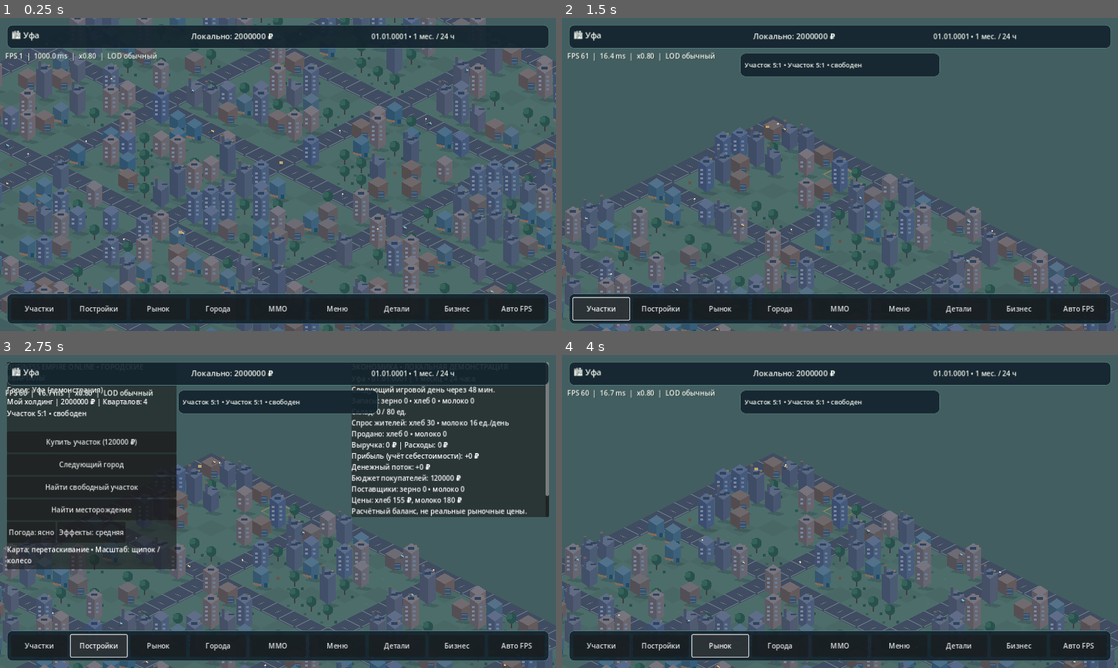
Above: before the commit, frames 1-4 (two rows, left to right).
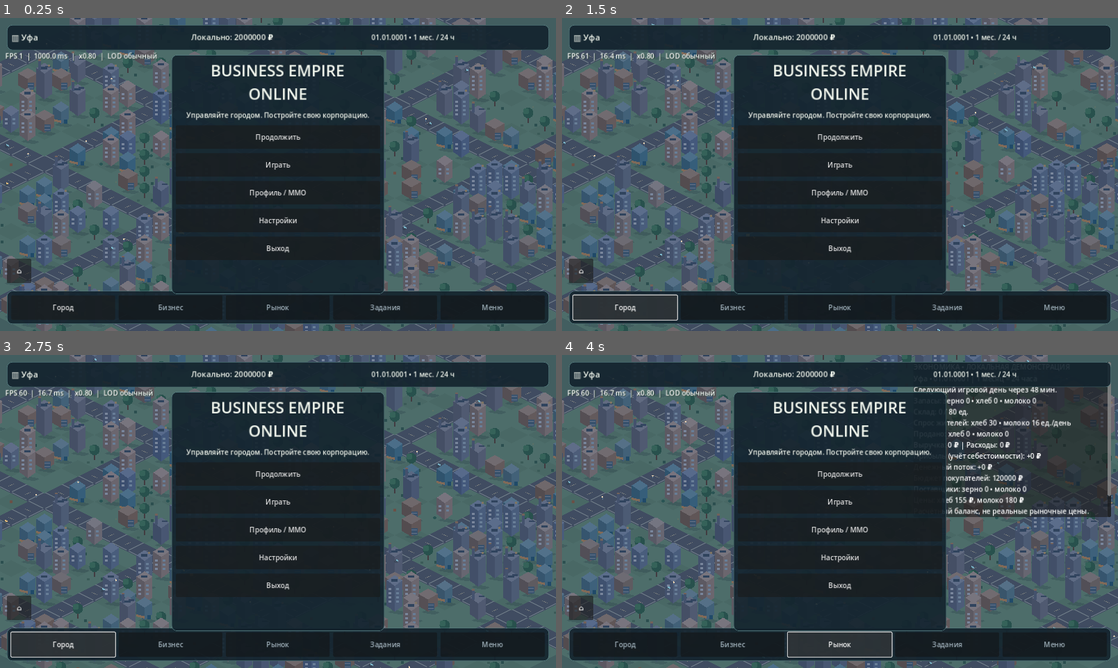
Above: after the commit, the same moments.

Repository: maillunex-lang/ufaeconom
Game: Godot game, scene res://scenes/main.tscn
The game is run twice, just before and just after one commit, with the same random seed, the same clock (stepped at 60 frames per second) and the same inputs.
Inputs (mouse positions are in pixels of both pictures, inside the frame that each line leads up to):
- Up to frame 1 (0.25 s): no input
- Up to frame 2 (1.5 s): click (600, 309) at 0.5 s, where only the run before the commit has a clickable "Участки"; click (623, 305) at 1.25 s, where only the run after the commit has a clickable "Город"
- Up to frame 3 (2.75 s): click (100, 646) at 2 s, where only the run before the commit has a clickable "Постройки"
- Up to frame 4 (4 s): click "Бизнес" at 2.75 s; click "Рынок" at 3.5 s

The runs differ from the first frame. In frame 1, 31% of the frame differs, in the area x 1-99%, y 4-95%; in frame 2, 49%; in frame 3, 66%, in the area x 0-100%, y 0-100%; in frame 4, 58%.

Commit message:
0.8.3.2 Add Android main menu, compact navigation, home camera and touch zoom

Diff:
--- a/scripts/android_hud_074.gd
+++ b/scripts/android_hud_074.gd
@@ -16,6 +16,12 @@
 var visual_quality := 1
 var business_panel: PanelContainer
 var business_text: Label
+var menu_overlay: PanelContainer
+var menu_buttons: VBoxContainer
+var menu_open := true
+var camera_home: Button
+var active_tab := "Город"
+var nav_buttons: Dictionary = {}
 
 func _ready() -> void:
     layer = 20
@@ -39,15 +45,42 @@
     nav.alignment = BoxContainer.ALIGNMENT_CENTER
     nav.add_theme_constant_override("separation", 8)
     bottom.add_child(nav)
-    _button(nav, "Участки", func(): game._find_free_plot())
-    _button(nav, "Постройки", _toggle_local)
-    _button(nav, "Рынок", _toggle_local)
-    _button(nav, "Города", func(): game._load_city(game.city_index + 1))
-    _button(nav, "MMO", _toggle_mmo)
-    _button(nav, "Меню", _toggle_local)
-    _button(nav, "Детали", _cycle_quality)
-    _button(nav, "Бизнес", func(): game.tycoon_panel.toggle())
-    _button(nav, "Авто FPS", _toggle_auto)
+    for item in [
+        ["Город", _show_city], ["Бизнес", _show_business],
+        ["Рынок", _show_market], ["Задания", _show_tasks],
+        ["Меню", _show_menu]
+    ]:
+        var tab := Button.new()
+        tab.name = "Tab" + str(item[0])
+        tab.text = str(item[0])
+        tab.custom_minimum_size = Vector2(112, 52)
+        tab.size_flags_horizontal = Control.SIZE_EXPAND_FILL
+        tab.pressed.connect(item[1])
+        nav.add_child(tab)
+        nav_buttons[str(item[0])] = tab
+    camera_home = Button.new()
+    camera_home.name = "CameraHome"
+    camera_home.text = "⌂"
+    camera_home.custom_minimum_size = Vector2(56, 56)
+    safe.add_child(camera_home)
+    camera_home.pressed.connect(_center_city)
+    menu_overlay = _panel("MainMenuOverlay")
+    var menu_box := VBoxContainer.new()
+    menu_box.add_theme_constant_override("separation", 12)
+    menu_overlay.add_child(menu_box)
+    var brand := _label(menu_box, "BUSINESS EMPIRE\nONLINE", 36)
+    brand.horizontal_alignment = HORIZONTAL_ALIGNMENT_CENTER
+    var tagline := _label(menu_box, "Управляйте городом. Постройте свою корпорацию.", 16)
+    tagline.horizontal_alignment = HORIZONTAL_ALIGNMENT_CENTER
+    menu_buttons = VBoxContainer.new()
+    menu_buttons.add_theme_constant_override("separation", 10)
+    menu_box.add_child(menu_buttons)
+    _menu_button("Продолжить", _resume)
+    _menu_button("Играть", _resume)
+    _menu_button("Профиль / MMO", _open_profile)
+    _menu_button("Настройки", _open_settings)
+    _menu_button("Выход", _exit_to_os)
+    _update_nav()
     details_text = _label(details, "Нажмите на участок для информации", 15)
     details.visible = false
     get_viewport().size_changed.connect(_layout)
@@ -84,6 +117,98 @@
     button.pressed.connect(action)
     parent.add_child(button)
 
+func _menu_button(title: String, action: Callable) -> void:
+    var b := Button.new()
+    b.text = title
+    b.custom_minimum_size = Vector2(280, 54)
+    b.pressed.connect(action)
+    menu_buttons.add_child(b)
+
+
+func _update_nav() -> void:
+    for key in nav_buttons:
+        var b: Button = nav_buttons[key]
+        b.button_pressed = key == active_tab
+        b.modulate = Color("#ffffff") if key == active_tab else Color("#b4c7d3")
+
+
+func _close_panels() -> void:
+    local_open = false
+    mmo_open = false
+    for panel in local_panels:
+        panel.visible = false
+    _set_mmo_visible(false)
+    business_panel.visible = false
+
+
+func _show_city() -> void:
+    active_tab = "Город"
+    _close_panels()
+    _update_nav()
+
+
+func _show_business() -> void:
+    active_tab = "Бизнес"
+    _close_panels()
+    game.tycoon_panel.toggle()
+    _update_nav()
+
+
+func _show_market() -> void:
+    active_tab = "Рынок"
+    _close_panels()
+    if game.mmo_panel.online_active():
+        mmo_open = true
+        _set_mmo_visible(true)
+    else:
+        local_open = true
+        if local_panels.size() > 1:
+            local_panels[1].visible = true
+    _update_nav()
+
+
+func _show_tasks() -> void:
+    active_tab = "Задания"
+    _close_panels()
+    details.visible = true
+    details_text.text = "Задания появятся после подключения системы прогрессии."
+    _update_nav()
+
+
+func _show_menu() -> void:
+    active_tab = "Меню"
+    _close_panels()
+    menu_open = true
+    menu_overlay.visible = true
+    _update_nav()
+
+
+func _resume() -> void:
+    menu_open = false
+    menu_overlay.visible = false
+    active_tab = "Город"
+    _update_nav()
+
+
+func _open_profile() -> void:
+    _resume()
+    mmo_open = true
+    _set_mmo_visible(true)
+
+
+func _open_settings() -> void:
+    _resume()
+    _toggle_local()
+
+
+func _exit_to_os() -> void:
+    get_tree().quit()
+
+
+func _center_city() -> void:
+    game._center_city()
+
+
 func attach_legacy() -> void:
     var local_safe = game.find_child("MobileSafeArea", true, false)
     if local_safe != null:
@@ -93,6 +218,8 @@
             panel.visible = false
     _set_mmo_visible(false)
     update_values()
+    menu_open = true
+    menu_overlay.visible = true
 
 func _cycle_quality() -> void:
     visual_quality = (visual_quality + 1) % 3
@@ -157,7 +284,7 @@
 func update_values() -> void:
     if game == null or game.company == null:
         return
-    city_text.text = "🏙 " + str(game.city_label.text).replace("Город: ", "").replace(" (демонстрация)", "")
+    city_text.text = "▥ " + str(game.city_label.text).replace("Город: ", "").replace(" (демонстрация)", "")
     money_text.text = "Баланс: %d ₽" % int(game.mmo_panel.client.snapshot.get("cash_minor", 0) / 100) if game.mmo_panel.online_active() else "Локально: %d ₽" % game.company.cash
     calendar_text.text = "MMO • день %d" % int(game.mmo_panel.client.snapshot.get("game_day", 0)) if game.mmo_panel.online_active() else str(game.Calendar.label(game.company.day)) + " • 1 мес. / 24 ч"
     if game.selected.x >= 0:
@@ -174,9 +301,15 @@
     var w: float = safe.size.x
     var h: float = safe.size.y
     top.position = Vector2.ZERO
-    top.size = Vector2(w, 54)
-    bottom.position = Vector2(0, maxf(0, h - 70))
-    bottom.size = Vector2(w, 70)
+    top.size = Vector2(w, 58)
+    bottom.position = Vector2(0, maxf(0, h - 76))
+    bottom.size = Vector2(w, 76)
+    camera_home.position = Vector2(0, maxf(68, h - 150))
+    camera_home.size = Vector2(56, 56)
+    var menu_width := minf(490, w * 0.55)
+    var menu_height := minf(550, h * 0.88)
+    menu_overlay.position = Vector2((w - menu_width) * 0.5, (h - menu_height) * 0.5)
+    menu_overlay.size = Vector2(menu_width, menu_height)
     var detail_width := minf(460, w * 0.40)
     details.position = Vector2((w - detail_width) * 0.5, 65)
     details.size = Vector2(detail_width, 54)
